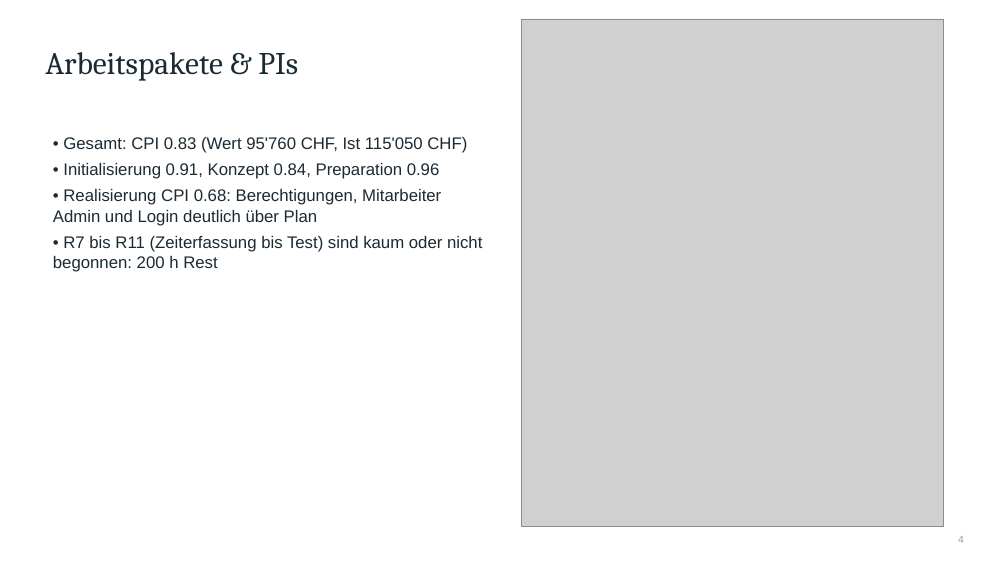
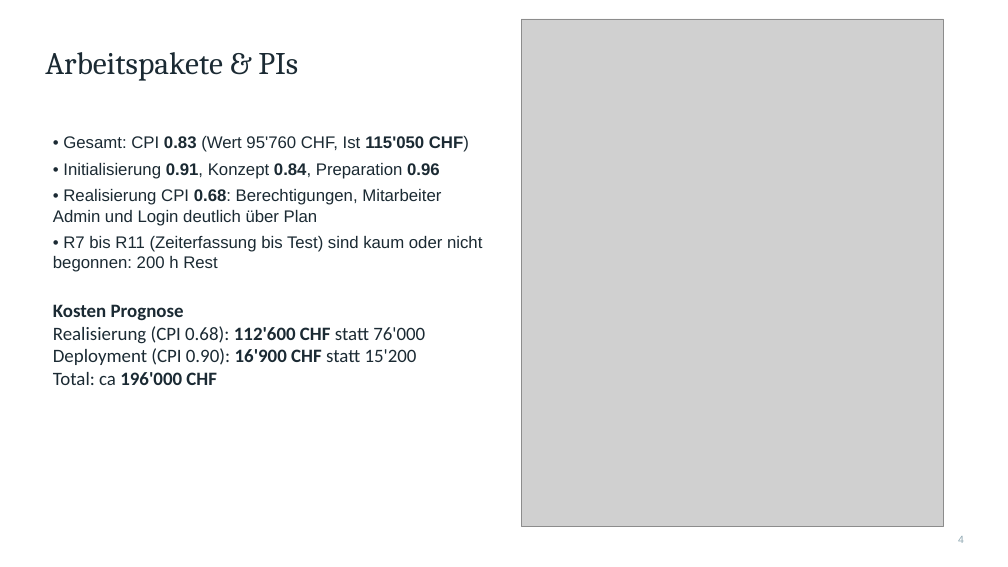
Before and after one commit to C4RN1V0R/Projektanalyse-pmqm, a slide deck: slide 4 of Projektpraesentation.pptx. Drawn at 1008x567 pixels with LibreOffice and Linux fonts; fonts in the diff are those of the drawing; grey boxes stand for pictures. Boxes give left, top, right and bottom in pixels: in the first picture for what was removed or moved away, otherwise in the second. Text is boxed around its words. In the diff, an @@ line names an element or a change of style, - is before the commit and + after.

Commit message:
gesamtschätzung auf 196kCHF

```diff
--- a/Projektpraesentation.pptx
+++ b/Projektpraesentation.pptx
@@ text at [53, 136, 469, 226]: bold on in "0.83 115'050 CHF)", "0.91, 0.84, 0.96", "0.68:" @@
@@ text at [53, 304, 425, 385]: paragraphs added @@
+Kosten Prognose
+Realisierung (CPI 0.68): 112'600 CHF statt 76'000
+Deployment (CPI 0.90): 16'900 CHF statt 15'200
+Total: ca 196'000 CHF
```
Also in this commit, not shown: 3 other slides changed.
